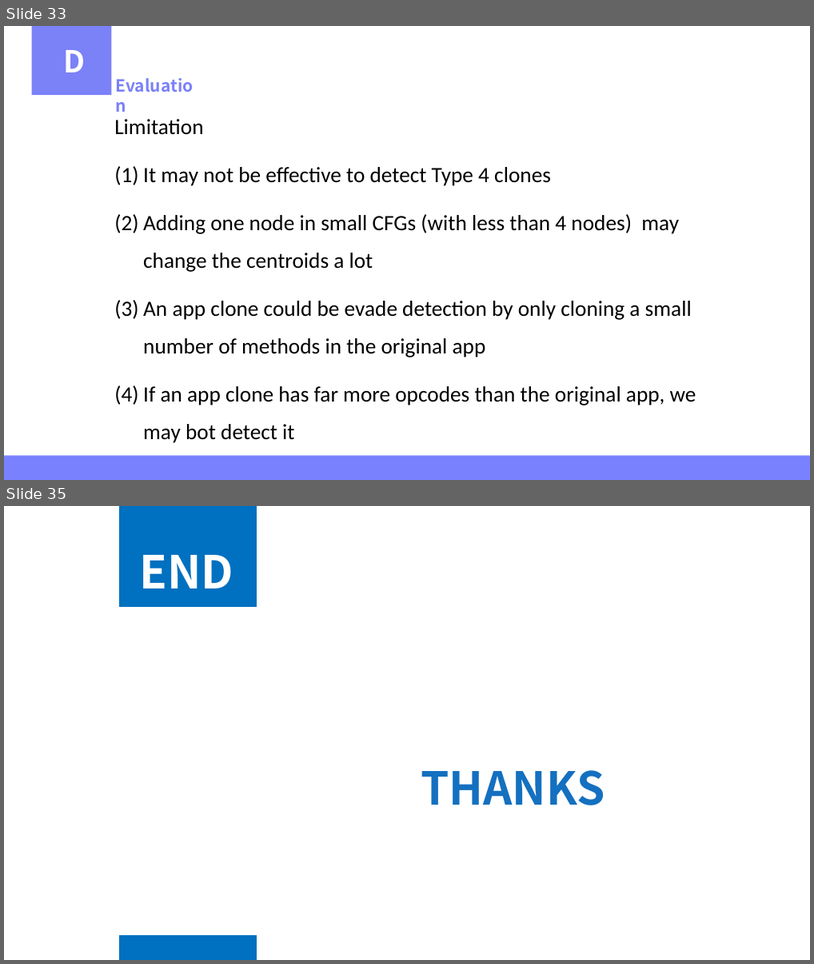
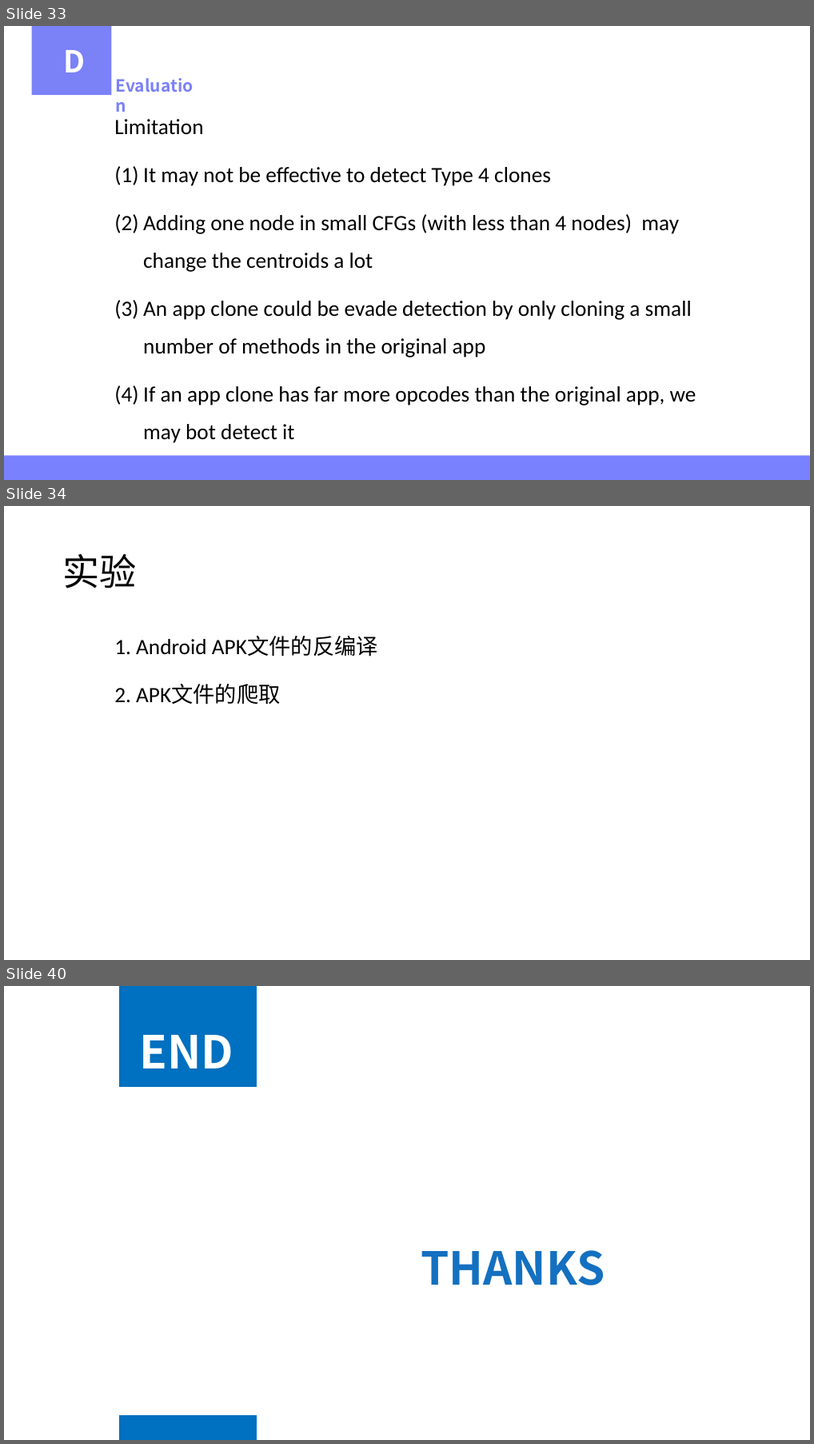
Before and after one commit to qiuliwang/cabinet, a slide deck: papers/AASSppt/AASS.pptx. Shown one above the other, each under a label of ours: slides 33 and 35 before the commit, slides 33, 34 and 40 after it; the slides between them are not shown. The pictures are 814x964 and 814x1444 pixels, drawn with LibreOffice and Linux fonts; fonts in the diff are those of the drawing. Boxes give left, top, right and bottom in pixels: in the first picture for what was removed or moved away, otherwise in the second. Text is boxed around its words. In the diff, an @@ line names an element or a change of style, - is before the commit and + after.

```diff
--- a/papers/AASSppt/AASS.pptx
+++ b/papers/AASSppt/AASS.pptx
@@ slide 34 added at box(4, 506, 810, 960), background #FFFFFF @@
@@ title added at box(62, 554, 136, 588), 44 pt, text #000000 @@
+实验
@@ text added at box(114, 636, 378, 704), 26 pt, text #000000 @@
+1. Android APK文件的反编译
+2. APK文件的爬取
@@ what was slide 35 is now slide 40 @@
```
Also in this commit, not shown: 1 slide changed, 4 other slides added, 40 other files.
